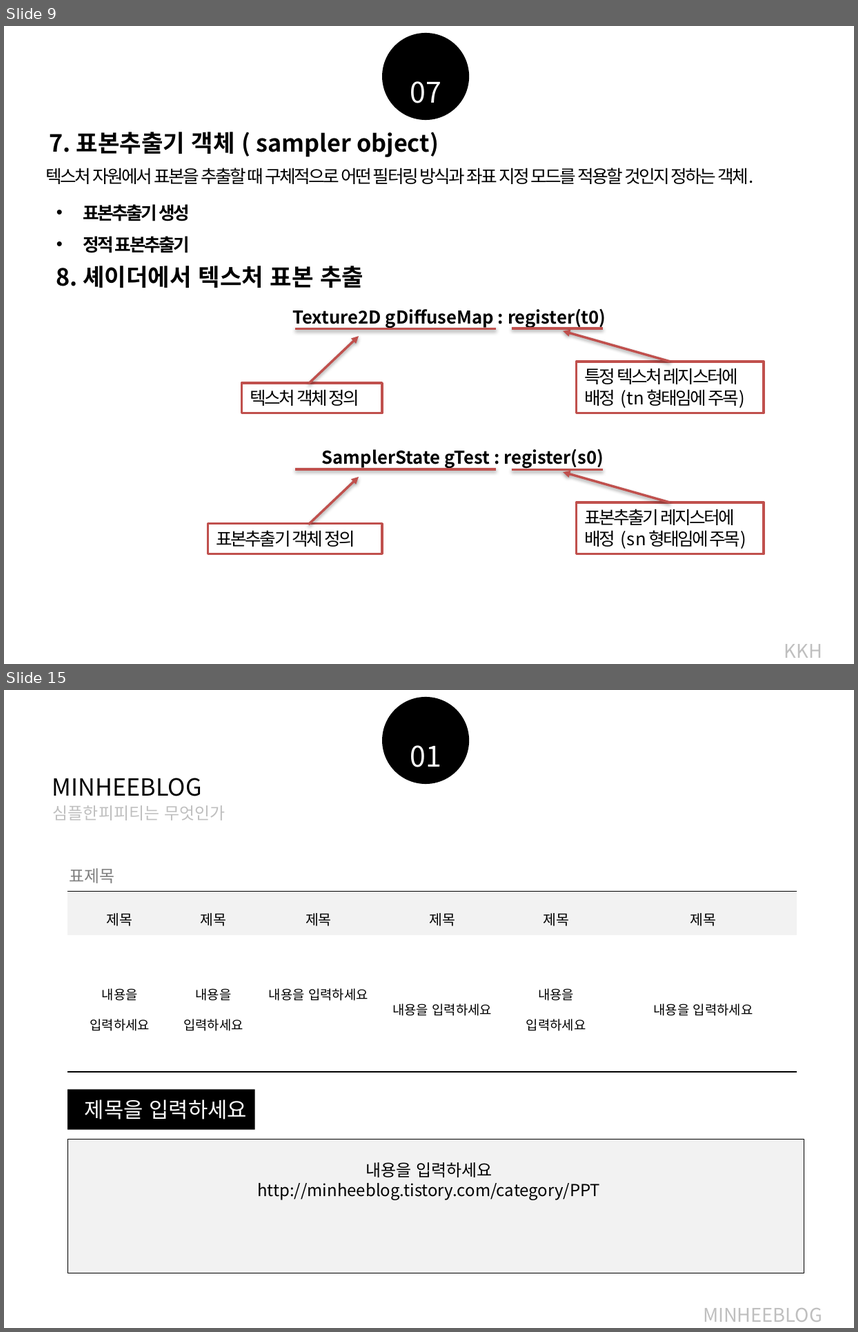
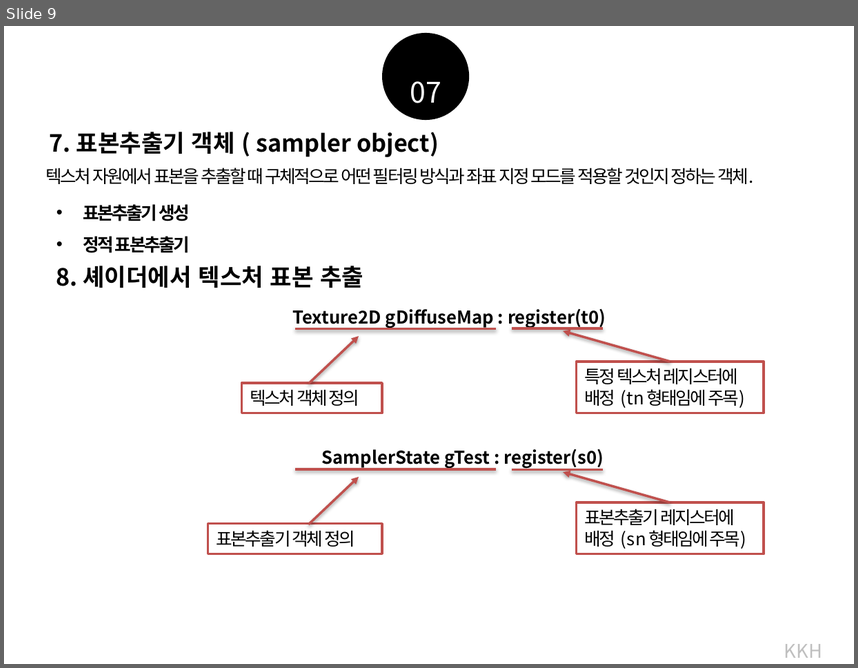
Before and after one commit to earthboom/CodingStudy, a slide deck: Common/Chapter9_Texture.pptx. Shown one above the other, each under a label of ours: slides 9 and 15 before the commit, slide 9 after it; the slides between them are not shown. The pictures are 858x1332 and 858x668 pixels, drawn with LibreOffice and Linux fonts; fonts in the diff are those of the drawing. Boxes give left, top, right and bottom in pixels: in the first picture for what was removed or moved away, otherwise in the second. Text is boxed around its words. In the diff, an @@ line names an element or a change of style, - is before the commit and + after.

```diff
--- a/Common/Chapter9_Texture.pptx
+++ b/Common/Chapter9_Texture.pptx
@@ slide 15 removed at <box>4,690,854,1328</box>, background #FFFFFF @@
@@ ellipse removed at <box>382,697,469,784</box> @@
@@ text removed at <box>410,745,441,767</box> @@
-01
@@ text removed at <box>52,778,202,796</box> @@
-MINHEEBLOG
@@ text removed at <box>53,805,225,820</box> @@
-심플한피피티는 무엇인가
@@ text removed at <box>69,868,114,883</box> @@
-표제목
@@ table removed at <box>67,891,798,1072</box>, 2 rows, 6 columns @@
-제목 | 제목 | 제목 | 제목 | 제목 | 제목
-내용을 입력하세요 | 내용을 입력하세요 | 내용을 입력하세요 | 내용을 입력하세요 | 내용을 입력하세요 | 내용을 입력하세요
@@ rectangle removed at <box>67,1089,254,1129</box> @@
@@ text removed at <box>85,1099,247,1119</box> @@
-제목을 입력하세요
@@ rectangle removed at <box>67,1138,804,1272</box> @@
@@ text removed at <box>257,1162,600,1200</box> @@
-내용을 입력하세요
-http://minheeblog.tistory.com/category/PPT
@@ text removed at <box>703,1308,822,1321</box> @@
-MINHEEBLOG
```
Also in this commit, not shown: 7 other slides removed, 8 other files.
